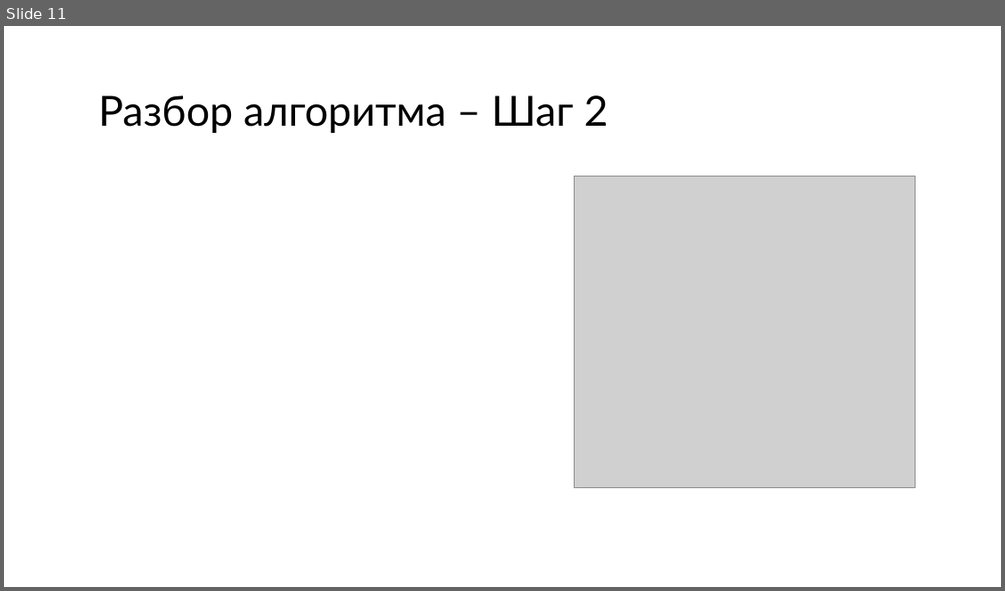
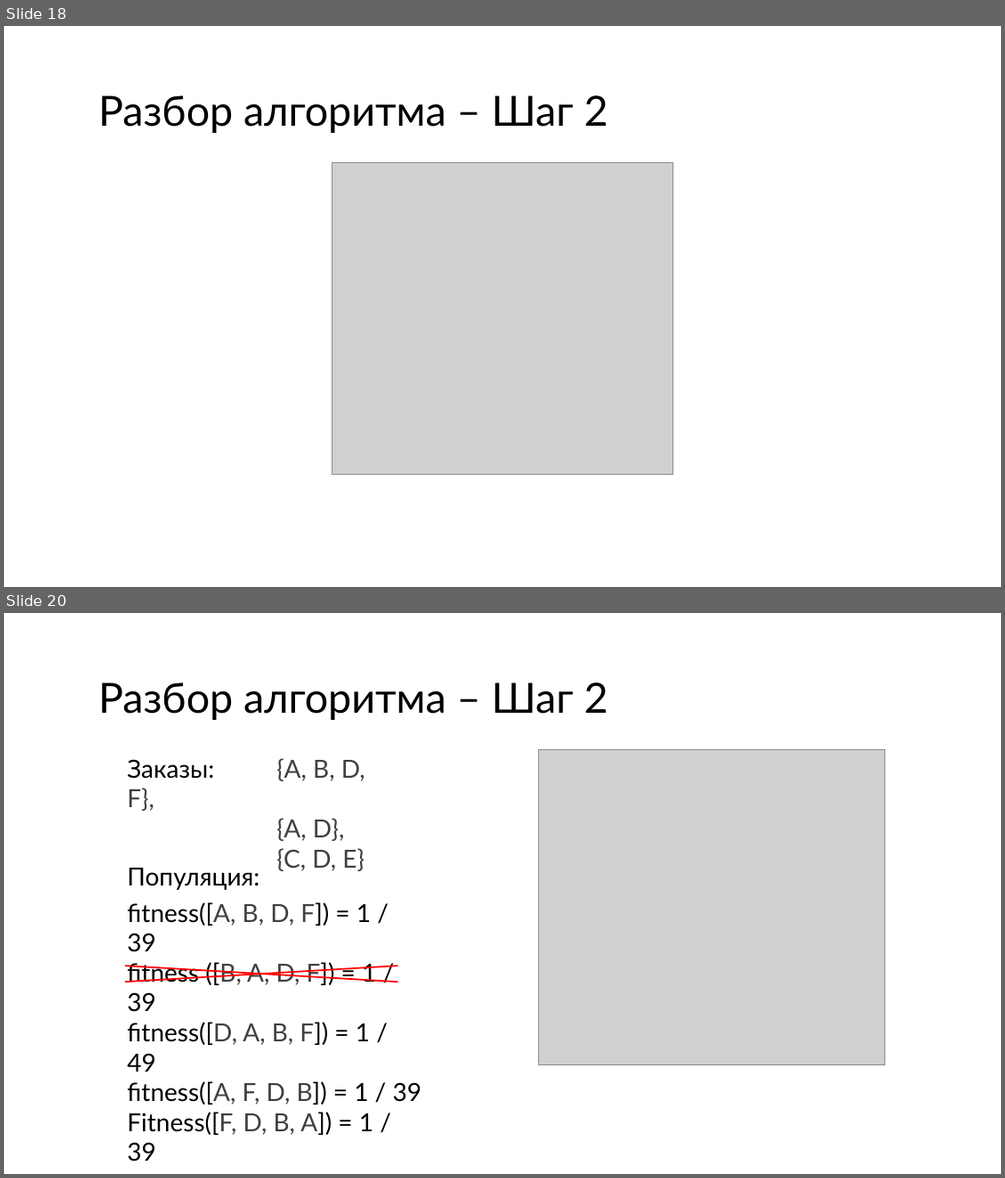
Before and after one commit to w1ldhoneyp1e/goods-distribution-warehouse, a slide deck: presentation.pptx. Shown one above the other, each under a label of ours: slide 11 before the commit, slides 18 and 20 after it; the slides between them are not shown. The pictures are 1005x591 and 1005x1178 pixels, drawn with LibreOffice and Linux fonts; fonts in the diff are those of the drawing; grey boxes stand for pictures. Boxes give left, top, right and bottom in pixels: in the first picture for what was removed or moved away, otherwise in the second. Text is boxed around its words. In the diff, an @@ line names an element or a change of style, - is before the commit and + after.

```diff
--- a/presentation.pptx
+++ b/presentation.pptx
@@ slide 20 added at (4,613,1001,1174), background #FFFFFF @@
@@ title added at (98,682,608,720), 40 pt, text #000000 @@
+Разбор алгоритма – Шаг 2
@@ text added at (127,758,365,871), 24 pt, text #404040 @@
+Заказы: {A, B, D, F},
+{A, D},
+{C, D, E}
@@ picture added at (539,749,886,1064) @@
@@ text added at (127,868,421,1161), 24 pt, text #000000 @@
+Популяция:
+fitness([A, B, D, F]) = 1 / 39
+fitness ([B, A, D, F]) = 1 / 39
+fitness([D, A, B, F]) = 1 / 49
+fitness([A, F, D, B]) = 1 / 39
+Fitness([F, D, B, A]) = 1 / 39
@@ line added from (125, 981) to (398, 966), #FF0000 1.5 pt @@
@@ line added from (125, 966) to (398, 981), #FF0000 1.5 pt @@
@@ what was slide 11 is now slide 18 @@
@@ slide 18 changed as well @@
@@ picture: place and size @@
-picture at (574,176,914,487)
+picture at (332,162,672,474)
```
Also in this commit, not shown: 15 other slides changed, 22 other slides added, 3 slides removed, 29 other files.
